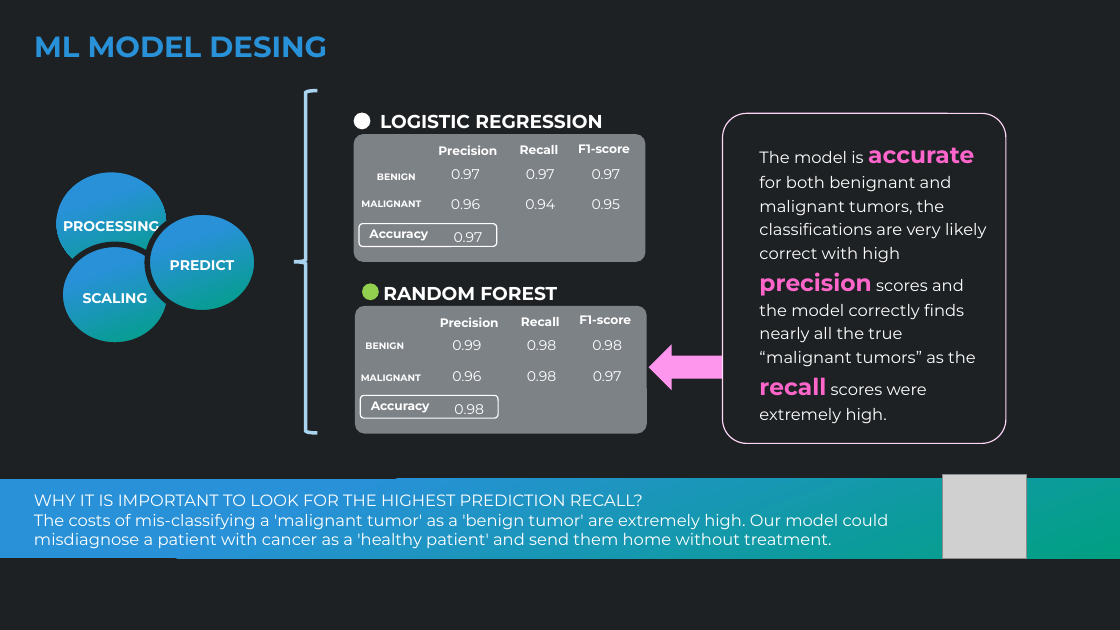
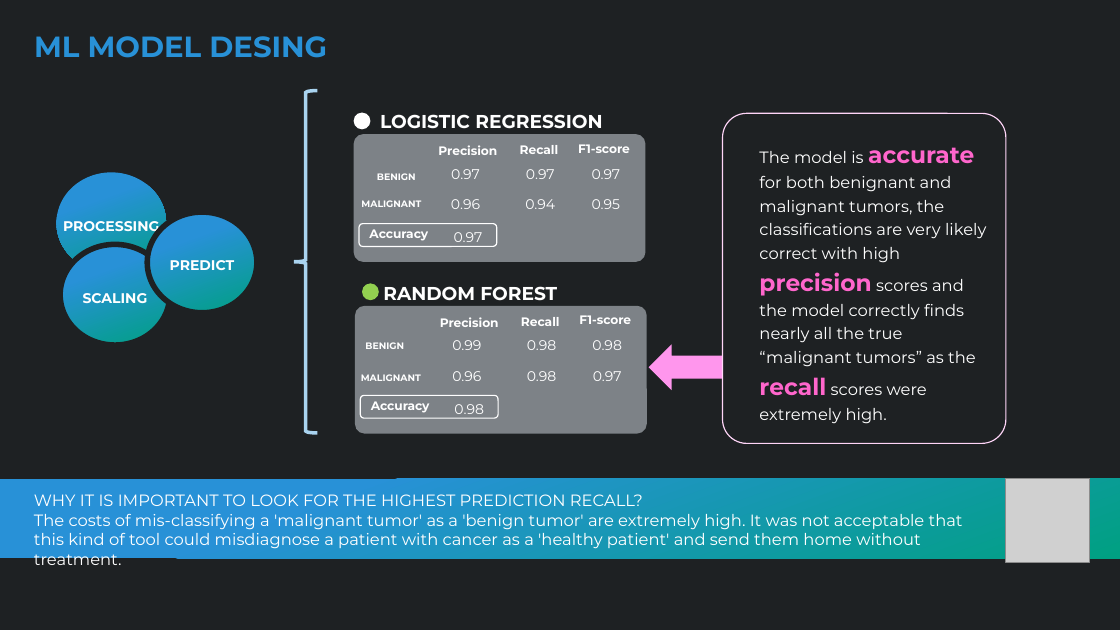
Before and after one commit to MajoGarciaMontes/FINAL-PROJECT, a slide deck: slide 6 of Presentation/Breast cancer ML.pptx. Drawn at 1120x630 pixels with LibreOffice and Linux fonts; fonts in the diff are those of the drawing; grey boxes stand for pictures. Boxes give left, top, right and bottom in pixels: in the first picture for what was removed or moved away, otherwise in the second. Text is boxed around its words. In the diff, an @@ line names an element or a change of style, - is before the commit and + after.

Commit message:
final presentation

```diff
--- a/Presentation/Breast cancer ML.pptx
+++ b/Presentation/Breast cancer ML.pptx
@@ picture: place and size @@
-picture at [943,475,1027,559]
+picture at [1007,478,1091,562]
@@ text at [34,514,963,570]: text changed @@
-The costs of mis-classifying a 'malignant tumor' as a 'benign tumor' are extremely high. Our model could misdiagnose a patient with cancer as a 'healthy patient' and send them home without treatment.
+The costs of mis-classifying a 'malignant tumor' as a 'benign tumor' are extremely high. It was not acceptable that this kind of tool could misdiagnose a patient with cancer as a 'healthy patient' and send them home without treatment.
```
Also in this commit, not shown: 2 other slides changed.
